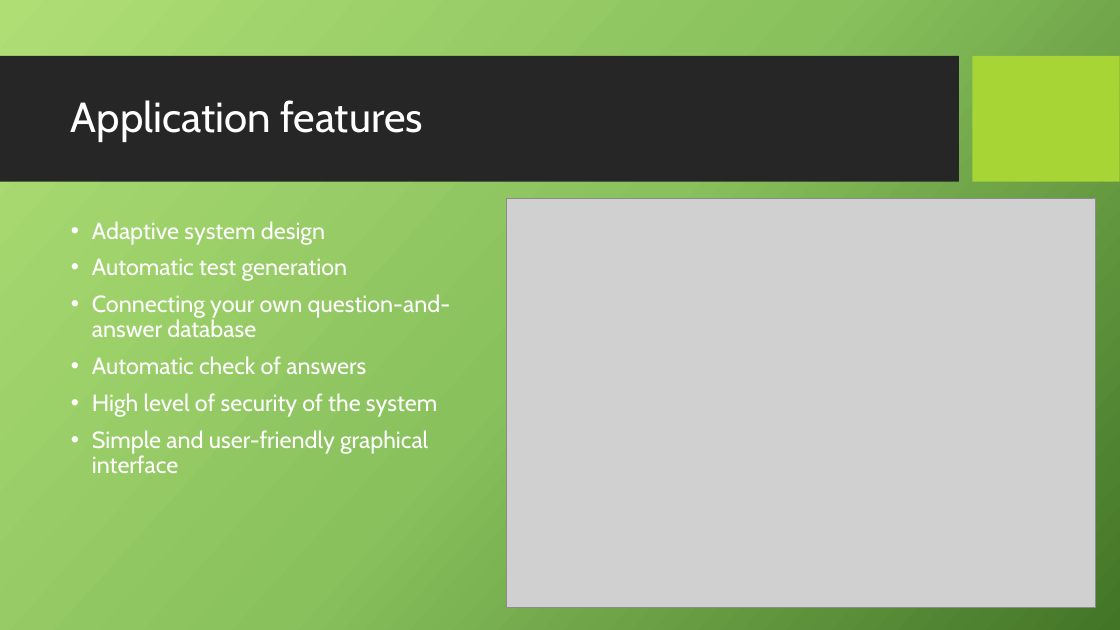
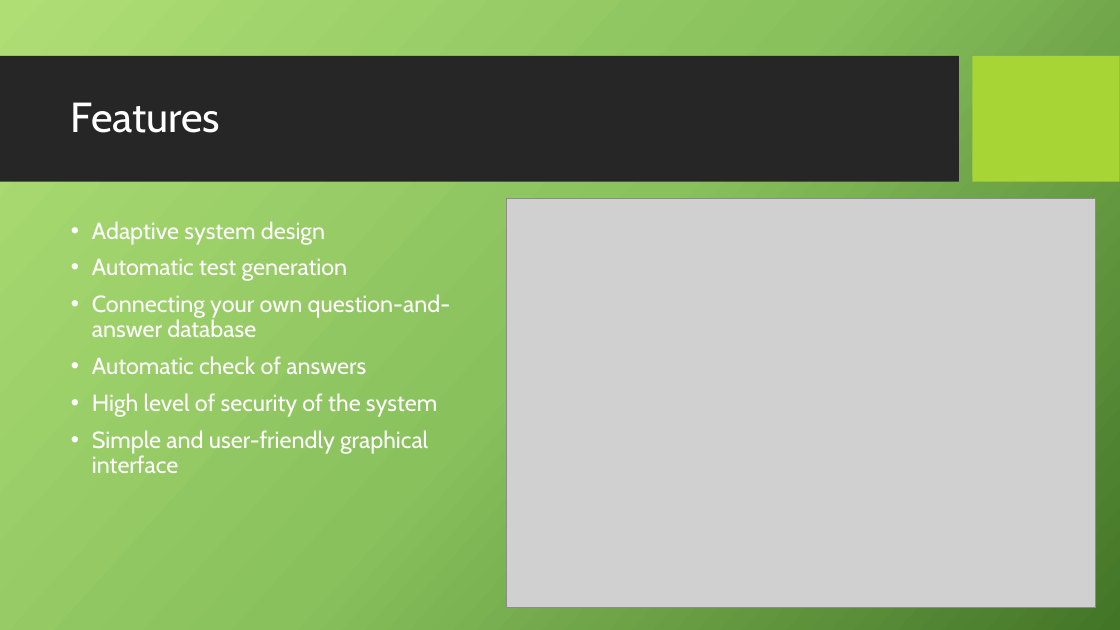
Before and after one commit to TriniTangl/laboratory-Vk_Is, a slide deck: slide 4 of English/Presentation.pptx. Drawn at 1120x630 pixels with LibreOffice and Linux fonts; fonts in the diff are those of the drawing; grey boxes stand for pictures; background and template pictures are left out. Boxes give left, top, right and bottom in pixels: in the first picture for what was removed or moved away, otherwise in the second. Text is boxed around its words. In the diff, an @@ line names an element or a change of style, - is before the commit and + after.

```diff
--- a/English/Presentation.pptx
+++ b/English/Presentation.pptx
@@ title at (x1=71, y1=102, x2=220, y2=133): text changed @@
-Application features
+Features
```
Also in this commit, not shown: 1 other file.
